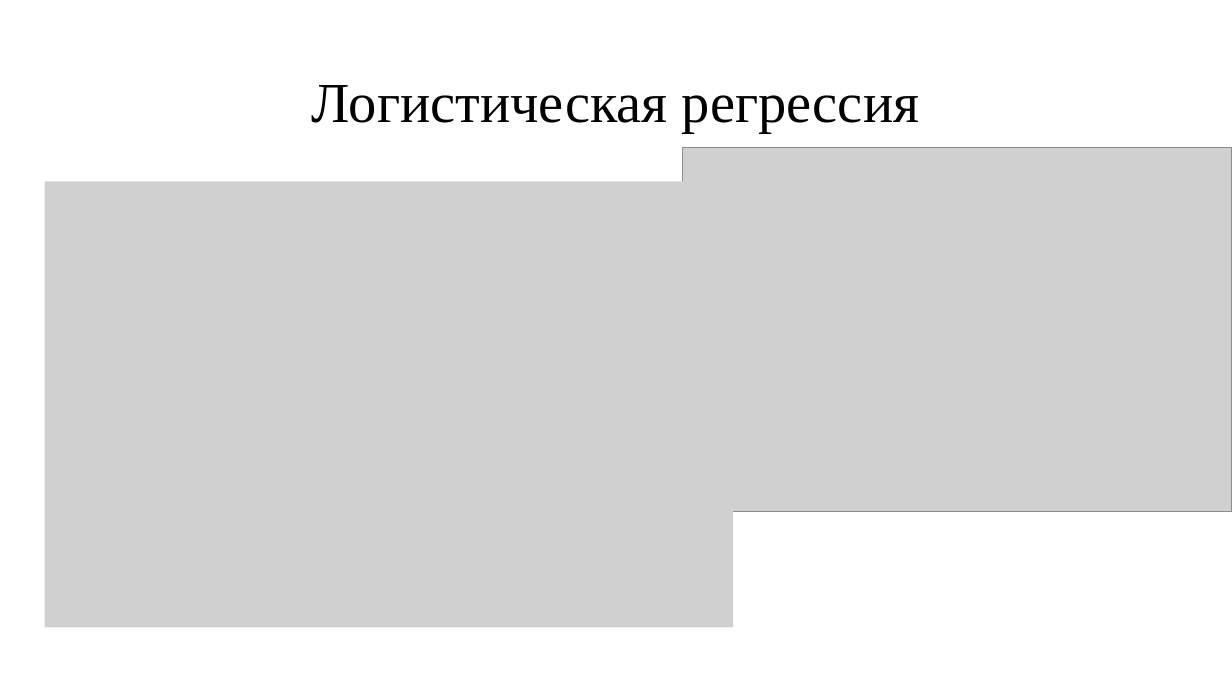
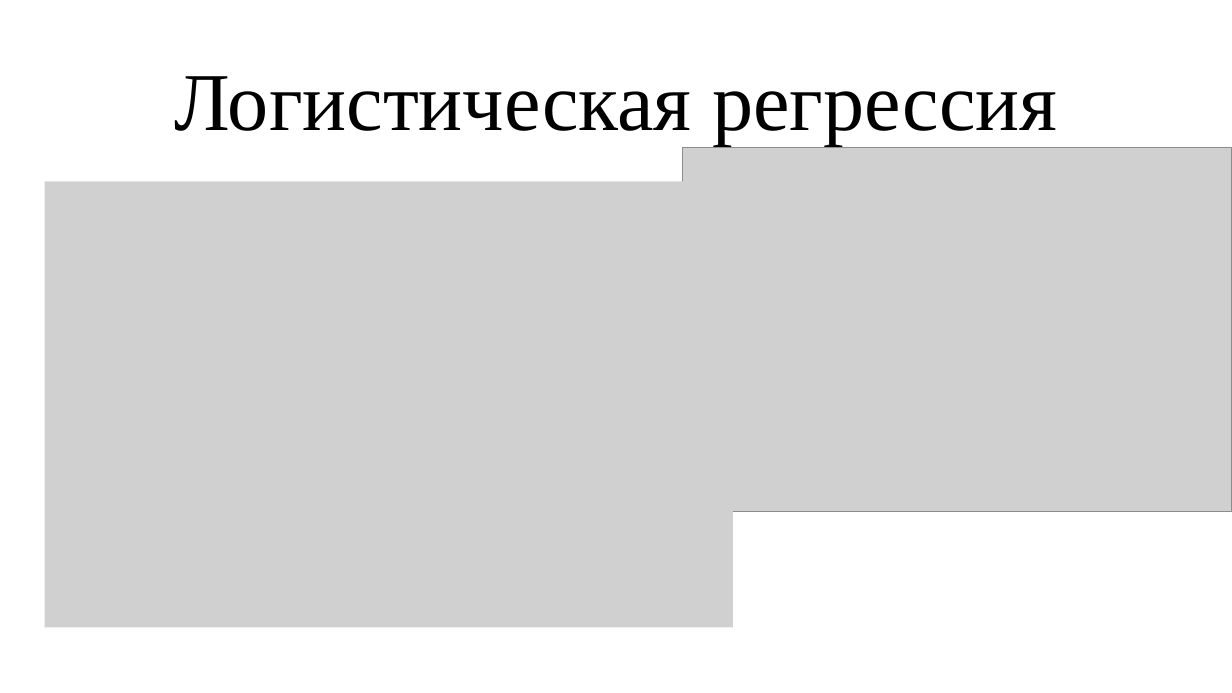
Before and after one commit to Kirill010/RTU-MIREA, a slide deck: slide 3 of 4 курс/Прогнозно-аналитические системы/Курсовая работа/Курсовая_работа_КимКС.pptx. Drawn at 1232x693 pixels with LibreOffice and Linux fonts; fonts in the diff are those of the drawing; grey boxes stand for pictures. Boxes give left, top, right and bottom in pixels: in the first picture for what was removed or moved away, otherwise in the second. Text is boxed around its words. In the diff, an @@ line names an element or a change of style, - is before the commit and + after.

```diff
--- a/4 курс/Прогнозно-аналитические системы/Курсовая работа/Курсовая_работа_КимКС.pptx
+++ b/4 курс/Прогнозно-аналитические системы/Курсовая работа/Курсовая_работа_КимКС.pptx
@@ title "Логистическая регрессия" at [174, 76, 1057, 145]: size 44 to 64 pt @@
```
Also in this commit, not shown: 3 other slides changed, 2 other files.
